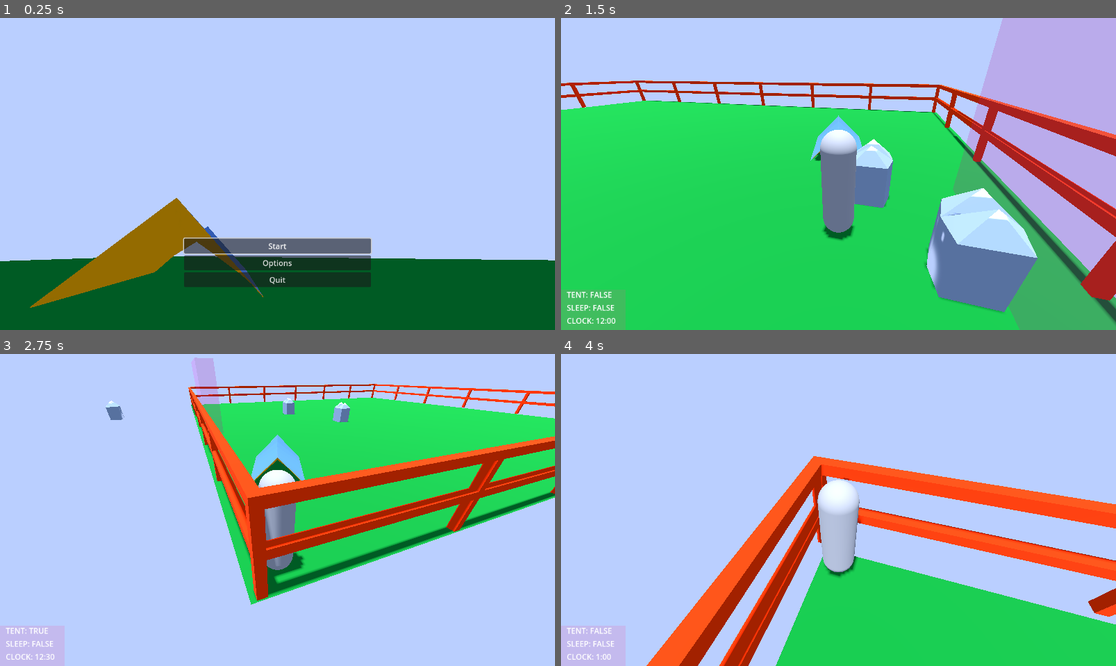
Above: before the commit, frames 1-4 (two rows, left to right).
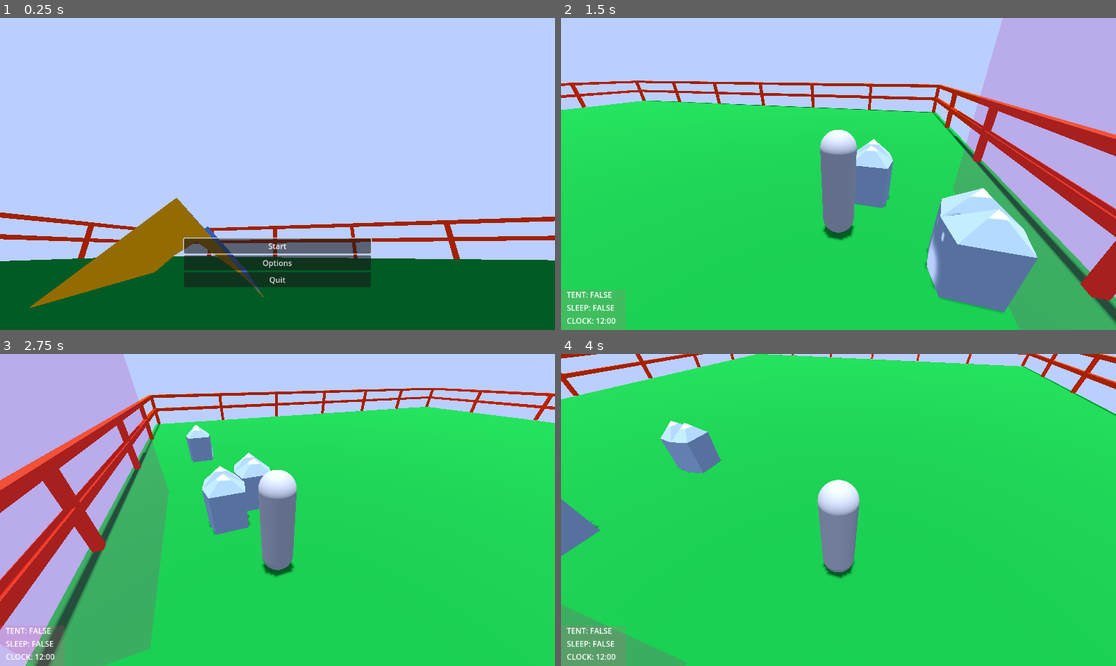
Above: after the commit, the same moments.

Repository: Wake1st/CritterCamper
Game: Godot game, scene res://levels/game_manager.tscn
Two runs of this game, one before a commit and one after it. Both use one fixed random seed, a clock stepped at 60 frames per second and the inputs below.
Inputs (mouse positions are in pixels of both pictures, inside the frame that each line leads up to):
- Up to frame 1 (0.25 s): no input
- Up to frame 2 (1.5 s): click "Start" at 0.5 s; move the mouse to (960, 158) at 1.27 s; hold D (right) from 1.28 s (still down); tap E (action) at 1.35 s
- Up to frame 3 (2.75 s): tap Z (sleep, bound only before the commit) at 1.55, 2.1 s; move the mouse to (166, 525) at 2.02 s; release D (right) at 2.03 s; hold S (backward) from 2.03 s (still down); tap E (action) at 2.3 s
- Up to frame 4 (4 s): move the mouse to (894, 441) at 2.77 s; release S (backward) at 2.78 s; hold D (right) 2.78-3.53 s; tap E (action) at 2.85, 3.8 s; tap Z (sleep, bound only before the commit) at 3.05, 3.6 s; move the mouse to (810, 572) at 3.52 s; hold W (forward) from 3.53 s (still down)

The runs differ from the first frame. In frame 1, 2.4% of the frame differs, in the area x 0-100%, y 62-78%; in frame 2, 0.3%; in frame 3, 73%; in frame 4, 80%, in the area x 0-100%, y 0-100%.

Commit message:
Update/sleep in tent (#15)
* WIP - jessie, we need more tutorials

* update - sleep in tent

Diff:
--- a/building/BuildManager.gd
+++ b/building/BuildManager.gd
@@ -7,6 +7,7 @@
 func _on_build_point_placed_item(scene:PackedScene,tran:Transform3D):
 	print("placing tent")
 	var item = scene.instantiate() as Node3D
+	item.blueprint = false
 	add_child(item)
 	item.global_transform = tran
 	items[scene.resource_name] = item
@@ -16,3 +17,4 @@
 	print("removing tent")
 	var n = items[scene.resource_name]
 	remove_child(n)
+	n.queue_free()
--- a/levels/00_main_level.tscn
+++ b/levels/00_main_level.tscn
@@ -1,7 +1,8 @@
-[gd_scene load_steps=4 format=3]
+[gd_scene load_steps=5 format=3 uid="uid://bg8w04qipui8t"]
 
 [ext_resource type="PackedScene" uid="uid://btekk4skkt6cm" path="res://levels/assets/camp_ground.tscn" id="1_1jlv7"]
 [ext_resource type="PackedScene" uid="uid://ufpeap5elo87" path="res://tent/tent.tscn" id="2_kga7p"]
+[ext_resource type="PackedScene" uid="uid://cui6gle3wlb35" path="res://levels/assets/barrier.tscn" id="3_ti7y4"]
 
 [sub_resource type="Environment" id="Environment_ftuoq"]
 background_mode = 1
@@ -20,3 +21,18 @@
 
 [node name="Tent" parent="." instance=ExtResource("2_kga7p")]
 transform = Transform3D(0.88099, 0, 0.473135, 0, 1, 0, -0.473135, 0, 0.88099, -3.12608, 0, -4.34491)
+
+[node name="Barrier" parent="." instance=ExtResource("3_ti7y4")]
+transform = Transform3D(1, 0, 0, 0, 1, 0, 0, 0, 1, -10, 0, -15)
+
+[node name="Barrier5" parent="." instance=ExtResource("3_ti7y4")]
+transform = Transform3D(1, 0, 0, 0, 1, 0, 0, 0, 1, 0, 0, -15)
+
+[node name="Barrier2" parent="." instance=ExtResource("3_ti7y4")]
+transform = Transform3D(1, 0, 0, 0, 1, 0, 0, 0, 1, 10, 0, -15)
+
+[node name="Barrier3" parent="." instance=ExtResource("3_ti7y4")]
+transform = Transform3D(-4.37114e-08, 0, -1, 0, 1, 0, 1, 0, -4.37114e-08, -15, 0, 0)
+
+[node name="Barrier4" parent="." instance=ExtResource("3_ti7y4")]
+transform = Transform3D(-4.37114e-08, 0, -1, 0, 1, 0, 1, 0, -4.37114e-08, -15, 0, -10)
--- a/levels/Clock.gd
+++ b/levels/Clock.gd
@@ -30,7 +30,7 @@
 		tickGap = 0.0
 
 		var timeLeft = (ceili(time_left)/secPerDay)*hourPerDay
-		print(timeLeft)
+
 		var hoursLeft = int(timeLeft)
 		hoursLeft = 12 if hoursLeft == 0 else hoursLeft
 		var currentHour = int(hourPerDay - 1 - hoursLeft) % int(hourPerDay/2)
--- a/levels/assets/barrier.tscn
+++ b/levels/assets/barrier.tscn
@@ -13,6 +13,7 @@
 size = Vector3(10, 2, 0.2)
 
 [node name="Barrier" type="StaticBody3D"]
+collision_layer = 2
 
 [node name="Mesh" type="Node3D" parent="."]
 
--- a/player/Controls.gd
+++ b/player/Controls.gd
@@ -6,7 +6,7 @@
 
 var action:bool = false
 var undo:bool = false
-var sleep:bool = false
+var buildMode:bool = false
 
 
 func _capture()->Controls:
@@ -24,6 +24,6 @@
 
 	action = Input.is_action_just_pressed("action")
 	undo = Input.is_action_just_pressed("undo_action")
-	sleep = Input.is_action_just_pressed("sleep")
+	buildMode = Input.is_action_just_pressed("build")
 
 	return self
--- a/player/player.gd
+++ b/player/player.gd
@@ -13,6 +13,10 @@
 
 @export var controlCapture:Controls
 
+var nearTent:=false
+var sleepPosition:Node3D
+var exitPosition:Node3D
+
 
 var sleeping:= false:
 	get:
@@ -21,21 +25,34 @@
 		sleeping = value
 		if sleeping:
 			emit_signal("asleep")
+			global_position = sleepPosition.global_position
+			transform.basis = transform.basis.orthonormalized()
 			Engine.time_scale = 60
 		else:
 			emit_signal("awake")
+			global_position = exitPosition.global_position
+			transform.basis = transform.basis.orthonormalized()
 			Engine.time_scale = 1
 
 
 func _physics_process(delta):
 	var controls = controlCapture._capture()
 
-	if controls.sleep:
-		sleeping = !sleeping
+	if sleeping:
+		if controls.action:
+			sleeping = false
+		else:
+			return
+	else:
+		move_player(delta, controls)
 
-	if sleeping:
-		return
+		build(controls)
 
+		if nearTent and controls.action:
+			sleeping = true
+
+
+func move_player(delta:float, controls:Controls):
 	rotation.y = controls.rotation.x * rotMag.y
 	$CameraPivot.rotation.x = controls.rotation.y * rotMag.x
 	$CameraPivot.rotation_degrees.x = clamp(
@@ -47,17 +64,17 @@
 	velocity = global_transform.basis * controls.direction * speed * delta
 	move_and_slide()
 
-	if controls.action:
-		if %BuildPoint.placing:
-			var placed = !%BuildPoint.placed
-			%BuildPoint.placed = placed
-			%BuildPoint.placing = false
-		else:
-			%BuildPoint.placing = true
 
-	if controls.undo:
-		if %BuildPoint.placing:
-			%BuildPoint.placing = false
+func build(controls:Controls):
+	if controls.buildMode:
+		%BuildPoint.placing = !%BuildPoint.placing
+
+	if %BuildPoint.placing == true:
+		if controls.action:
+			%BuildPoint.placed = true
+
+		if controls.undo:
+			%BuildPoint.placed = false
 
 
 func _on_alarm_timeout():
--- a/player/player.tscn
+++ b/player/player.tscn
@@ -12,6 +12,7 @@
 radius = 0.3
 
 [node name="Character" type="CharacterBody3D" node_paths=PackedStringArray("controlCapture")]
+collision_mask = 6
 script = ExtResource("1_gnnkl")
 controlCapture = NodePath("Controls")
 
--- a/project.godot
+++ b/project.godot
@@ -47,7 +47,7 @@
 "events": [Object(InputEventKey,"resource_local_to_scene":false,"resource_name":"","device":-1,"window_id":0,"alt_pressed":false,"shift_pressed":false,"ctrl_pressed":false,"meta_pressed":false,"pressed":false,"keycode":0,"physical_keycode":81,"key_label":0,"unicode":113,"echo":false,"script":null)
 ]
 }
-sleep={
+build={
 "deadzone": 0.5,
 "events": [Object(InputEventKey,"resource_local_to_scene":false,"resource_name":"","device":-1,"window_id":0,"alt_pressed":false,"shift_pressed":false,"ctrl_pressed":false,"meta_pressed":false,"pressed":false,"keycode":0,"physical_keycode":90,"key_label":0,"unicode":122,"echo":false,"script":null)
 ]
--- /dev/null
+++ b/tent/interaction_field.gd
@@ -0,0 +1,34 @@
+extends Area3D
+
+
+@export var tent:Node3D
+
+
+func _on_body_entered(body):
+	if tent.blueprint:
+		return
+
+	display("sleep")
+	print(body.name)
+	body.nearTent = true
+	body.sleepPosition = tent.sleepPosition
+	body.exitPosition = tent.exitPosition
+
+
+func _on_body_exited(body):
+	if tent.blueprint:
+		return
+
+	display("")
+	body.nearTent = false
+	body.sleepPosition = Node3D.new()
+	body.exitPosition = Node3D.new()
+
+
+func display(msg:String):
+	if msg == "":
+		$UI/ClosestInteractable.visible = false
+		$UI/ClosestInteractable.text = ""
+	else:
+		$UI/ClosestInteractable.visible = true
+		$UI/ClosestInteractable.text = msg
--- /dev/null
+++ b/tent/interaction_field.tscn
@@ -0,0 +1,39 @@
+[gd_scene load_steps=3 format=3 uid="uid://d1qorxofttse5"]
+
+[ext_resource type="Script" path="res://tent/interaction_field.gd" id="1_iohgi"]
+
+[sub_resource type="CylinderShape3D" id="CylinderShape3D_yyicv"]
+radius = 3.0
+
+[node name="InteractionField" type="Area3D"]
+collision_layer = 0
+script = ExtResource("1_iohgi")
+
+[node name="CollisionShape3D" type="CollisionShape3D" parent="."]
+transform = Transform3D(1, 0, 0, 0, 1, 0, 0, 0, 1, 0, 1, 0)
+shape = SubResource("CylinderShape3D_yyicv")
+
+[node name="UI" type="Control" parent="."]
+layout_mode = 3
+anchors_preset = 15
+anchor_right = 1.0
+anchor_bottom = 1.0
+grow_horizontal = 2
+grow_vertical = 2
+
+[node name="ClosestInteractable" type="Label" parent="UI"]
+layout_mode = 1
+anchors_preset = 8
+anchor_left = 0.5
+anchor_top = 0.5
+anchor_right = 0.5
+anchor_bottom = 0.5
+offset_left = -111.0
+offset_top = -11.5
+offset_right = 111.0
+offset_bottom = 11.5
+grow_horizontal = 2
+grow_vertical = 2
+
+[connection signal="body_entered" from="." to="." method="_on_body_entered"]
+[connection signal="body_exited" from="." to="." method="_on_body_exited"]
--- /dev/null
+++ b/tent/tent.gd
@@ -0,0 +1,16 @@
+extends Node3D
+
+
+var blueprint:= true
+
+
+var sleepPosition:Node3D:
+	get:
+		sleepPosition = $SleepPosition
+		return sleepPosition
+
+
+var exitPosition:Node3D:
+	get:
+		exitPosition = $ExitPosition
+		return exitPosition
--- a/tent/tent.tscn
+++ b/tent/tent.tscn
@@ -1,7 +1,9 @@
-[gd_scene load_steps=5 format=3 uid="uid://ufpeap5elo87"]
+[gd_scene load_steps=7 format=3 uid="uid://ufpeap5elo87"]
 
 [ext_resource type="Material" uid="uid://co3h6ebds5vau" path="res://tent/tent.tres" id="1_74x1s"]
+[ext_resource type="Script" path="res://tent/tent.gd" id="1_qua20"]
 [ext_resource type="PackedScene" uid="uid://bfbkknd0t7fyj" path="res://tent/tent.glb" id="2_mlfni"]
+[ext_resource type="PackedScene" uid="uid://d1qorxofttse5" path="res://tent/interaction_field.tscn" id="4_6s5qi"]
 
 [sub_resource type="PrismMesh" id="PrismMesh_y4ne5"]
 size = Vector3(2, 1.4, 3)
@@ -10,6 +12,7 @@
 points = PackedVector3Array(-1, 0, -1.5, 0, 1, -1.5, 1, 0, -1.5, 1, 0, 1.5, 0, 1, 1.5, -1, 0, 1.5)
 
 [node name="Tent" type="Node3D"]
+script = ExtResource("1_qua20")
 
 [node name="Mesh" type="MeshInstance3D" parent="."]
 transform = Transform3D(1, 0, 0, 0, 1, 0, 0, 0, 1, 0, 0.7, 0)
@@ -18,9 +21,20 @@
 surface_material_override/0 = ExtResource("1_74x1s")
 
 [node name="StaticBody3D" type="StaticBody3D" parent="."]
+collision_layer = 2
+collision_mask = 0
 
 [node name="CollisionShape3D" type="CollisionShape3D" parent="StaticBody3D"]
 shape = SubResource("ConvexPolygonShape3D_w8p1s")
 
 [node name="tent" parent="." instance=ExtResource("2_mlfni")]
 transform = Transform3D(1, 0, 0, 0, 1, 0, 0, 0, 1, 0, -0.00038445, 0)
+
+[node name="SleepPosition" type="Node3D" parent="."]
+
+[node name="ExitPosition" type="Node3D" parent="."]
+transform = Transform3D(-1, 0, -8.74228e-08, 0, 1, 0, 8.74228e-08, 0, -1, 0, 0, 2)
+
+[node name="InteractionField" parent="." node_paths=PackedStringArray("tent") instance=ExtResource("4_6s5qi")]
+unique_name_in_owner = true
+tent = NodePath("..")
Not shown: 1 places in levels/game_manager.tscn that only renumber resources
